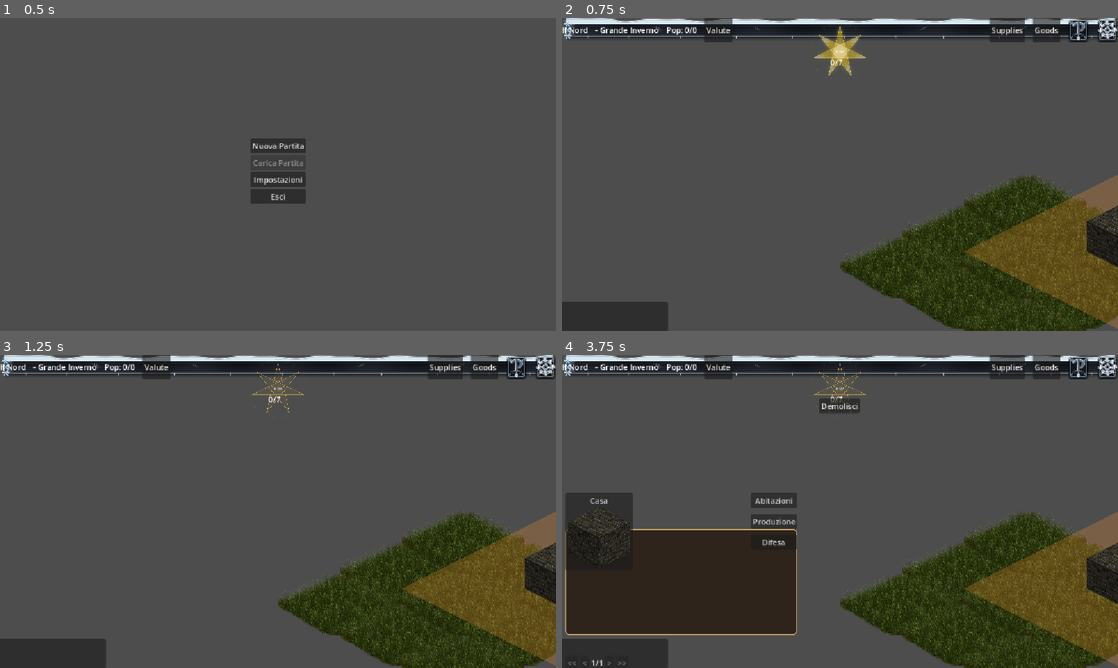
Above: before the commit, frames 1-4 (two rows, left to right).
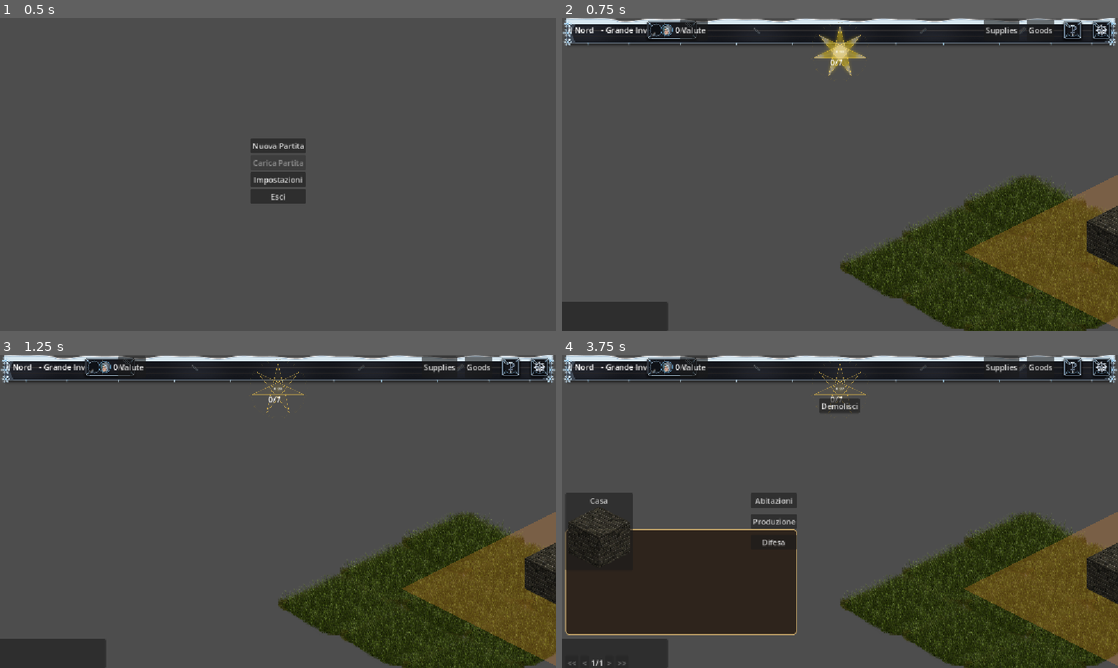
Above: after the commit, the same moments.

Repository: IlPeNNa/BT7K
Game: Godot game, scene res://scenes/menus/main_menu.tscn
The game is run twice, just before and just after one commit, with the same random seed, the same clock (stepped at 60 frames per second) and the same inputs.
Inputs (mouse positions are in pixels of both pictures, inside the frame that each line leads up to):
- Up to frame 1 (0.5 s): no input
- Up to frame 2 (0.75 s): click "Nuova Partita" at 0.5 s
- Up to frame 3 (1.25 s): no input
- Up to frame 4 (3.75 s): click "Valute" at 1.25 s; click "Supplies" at 2 s; click "Goods" at 2.75 s; click (573, 652) at 3.5 s

Frame 1 is identical in both runs. In frame 2, 3.6% of the frame differs, in the area x 0-100%, y 0-9%; in frame 3, 3.6%; in frame 4, 3.6%.

Commit message:
Lavoro 23.1 agosto

Diff:
--- /dev/null
+++ b/scenes/ui/resource_slot.gd
@@ -0,0 +1,25 @@
+extends Control
+## Slot riusabile icona+valore dentro la cornice ornamentale del Nord.
+## Usato per Popolazione ora, riusabile in futuro per Valute/Supplies/Goods.
+
+@onready var icon_wrapper: Control = $Content/IconWrapper
+@onready var icon_texture: TextureRect = $Content/IconWrapper/IconTexture
+@onready var value_label: Label = $Content/ValueLabel
+
+const ICON_SIZE := Vector2(28, 28)
+
+func _ready() -> void:
+	icon_wrapper.custom_minimum_size = ICON_SIZE
+	icon_wrapper.size_flags_vertical = Control.SIZE_SHRINK_CENTER
+	icon_wrapper.clip_contents = true
+
+	icon_texture.set_anchors_preset(Control.PRESET_FULL_RECT)
+	icon_texture.expand_mode = TextureRect.EXPAND_IGNORE_SIZE
+	icon_texture.stretch_mode = TextureRect.STRETCH_KEEP_ASPECT_CENTERED
+
+	$Content.offset_left = 7 # corretto: 21 (centro cerchio) - 14 (metà icona 28px) = 7
+
+
+func setup(icon: Texture2D, value_text: String) -> void:
+	icon_texture.texture = icon
+	value_label.text = value_text
--- /dev/null
+++ b/scenes/ui/resource_slot.tscn
@@ -0,0 +1,44 @@
+[gd_scene format=3 uid="uid://c2effkuejshiy"]
+
+[ext_resource type="Script" uid="uid://cenmgie4qf7yd" path="res://scenes/ui/resource_slot.gd" id="1_vdg8d"]
+[ext_resource type="Texture2D" uid="uid://bhe7txhuah1og" path="res://assets/sprites/ui/topbar/resource_slot_frame.png" id="2_pnx2u"]
+
+[node name="ResourceSlot" type="Control" unique_id=584749834]
+custom_minimum_size = Vector2(0, 44)
+layout_mode = 3
+anchors_preset = 0
+script = ExtResource("1_vdg8d")
+
+[node name="FrameTexture" type="TextureRect" parent="." unique_id=1633041167]
+layout_mode = 1
+anchors_preset = 15
+anchor_right = 1.0
+anchor_bottom = 1.0
+grow_horizontal = 2
+grow_vertical = 2
+texture = ExtResource("2_pnx2u")
+stretch_mode = 2
+
+[node name="Content" type="HBoxContainer" parent="." unique_id=435558720]
+layout_mode = 1
+anchors_preset = 15
+anchor_right = 1.0
+anchor_bottom = 1.0
+grow_horizontal = 2
+grow_vertical = 2
+
+[node name="IconWrapper" type="Control" parent="Content" unique_id=665315762]
+custom_minimum_size = Vector2(26, 26)
+layout_mode = 2
+
+[node name="IconTexture" type="TextureRect" parent="Content/IconWrapper" unique_id=683392458]
+layout_mode = 1
+anchors_preset = 15
+anchor_right = 1.0
+anchor_bottom = 1.0
+grow_horizontal = 2
+grow_vertical = 2
+stretch_mode = 5
+
+[node name="ValueLabel" type="Label" parent="Content" unique_id=1186218656]
+layout_mode = 2
--- a/scenes/ui/top_bar.gd
+++ b/scenes/ui/top_bar.gd
@@ -15,6 +15,7 @@
 @onready var help_button: Button = $HBoxContainer/HelpButton
 @onready var settings_button: Button = $HBoxContainer/SettingsButton
 @onready var kingdom_points_star: Control = $KingdomPointsStar
+var _population_slot: Control = null
 
 # Placeholder in attesa del sistema di zone/regni: per ora un solo Regno
 # esiste (Il Nord), quindi il nome è fisso qui invece di essere passato
@@ -29,7 +30,7 @@
 
 const KINGDOM_POINTS_STAR_SIZE := Vector2(140, 140)
 const KINGDOM_POINTS_STAR_OVERLAP := 24.0  # quanto "invade" sopra il bordo della barra, regola a occhio
-const TOP_BAR_HEIGHT := 50.0
+const TOP_BAR_HEIGHT := 64.0
 
 const TOPBAR_ASSETS_PATH := "res://assets/sprites/ui/topbar/"
 
@@ -37,6 +38,8 @@
 const ICON_BUTTON_FRAME_TEXTURE: Texture2D = preload(TOPBAR_ASSETS_PATH + "icon_button_frame.png")
 const SETTINGS_ICON_TEXTURE: Texture2D = preload(TOPBAR_ASSETS_PATH + "settings_icon.png")
 const HELP_ICON_TEXTURE: Texture2D = preload(TOPBAR_ASSETS_PATH + "help_icon.png")
+const RESOURCE_SLOT_SCENE: PackedScene = preload("res://scenes/ui/resource_slot.tscn")
+const POPULATION_ICON_TEXTURE: Texture2D = preload(TOPBAR_ASSETS_PATH + "population_icon.png")
 
 # Margini del 9-slice: quanto dei bordi/rivetti resta fisso quando lo
 # sfondo si allunga in orizzontale. Regola a occhio se non torna bene.
@@ -57,6 +60,12 @@
 	offset_top = 0
 	offset_bottom = TOP_BAR_HEIGHT
 
+	$HBoxContainer.set_anchors_preset(Control.PRESET_TOP_WIDE, Control.PRESET_MODE_KEEP_SIZE)
+	$HBoxContainer.offset_left = 12
+	$HBoxContainer.offset_right = -12
+	$HBoxContainer.offset_top = 4
+	$HBoxContainer.offset_bottom = 46  # resta nella zona sempre opaca del pannello, sotto sfuma per design
+
 	_apply_background_style()
 	_apply_icon_button_style(help_button, HELP_ICON_TEXTURE)
 	_apply_icon_button_style(settings_button, SETTINGS_ICON_TEXTURE)
@@ -66,6 +75,11 @@
 
 	ResourceManager.population_changed.connect(_on_population_changed)
 	_update_population_label(ResourceManager.population_current, ResourceManager.population_max)
+	pop_label.visible = false
+	_population_slot = RESOURCE_SLOT_SCENE.instantiate()
+	$HBoxContainer.add_child(_population_slot)
+	$HBoxContainer.move_child(_population_slot, pop_label.get_index())
+	_population_slot.setup(POPULATION_ICON_TEXTURE, "%d/%d" % [ResourceManager.population_current, ResourceManager.population_max])
 
 	# La stella vive fuori da HBoxContainer apposta: la sua posizione deve
 	# restare fissa al centro della barra, indipendentemente da quanti
@@ -110,6 +124,9 @@
 	button.add_theme_stylebox_override("pressed", frame_style)
 	button.icon = icon
 	button.expand_icon = true
+	button.icon_alignment = HORIZONTAL_ALIGNMENT_CENTER
+	button.vertical_icon_alignment = VERTICAL_ALIGNMENT_CENTER
+	button.add_theme_constant_override("icon_max_width", 26)
 	button.custom_minimum_size = ICON_BUTTON_SIZE
 
 func _on_settings_pressed() -> void:
@@ -126,6 +143,8 @@
 ## nel modello dati. Placeholder in attesa di quel sistema.
 func _update_population_label(current: int, max_pop: int) -> void:
 	pop_label.text = "Pop: %d/%d" % [current, max_pop]
+	if _population_slot:
+		_population_slot.setup(POPULATION_ICON_TEXTURE, "%d/%d" % [current, max_pop])
 
 
 ## Chiamato da fuori (in futuro, da un sistema di selezione zone) quando
Binary file added: assets/sprites/ui/topbar/population_icon.png
Not shown, added: assets/sprites/ui/topbar/population_icon.png.import
Binary file changed: assets/sprites/ui/topbar/resource_slot_frame.png
Not shown, added: scenes/ui/resource_slot.gd.uid
